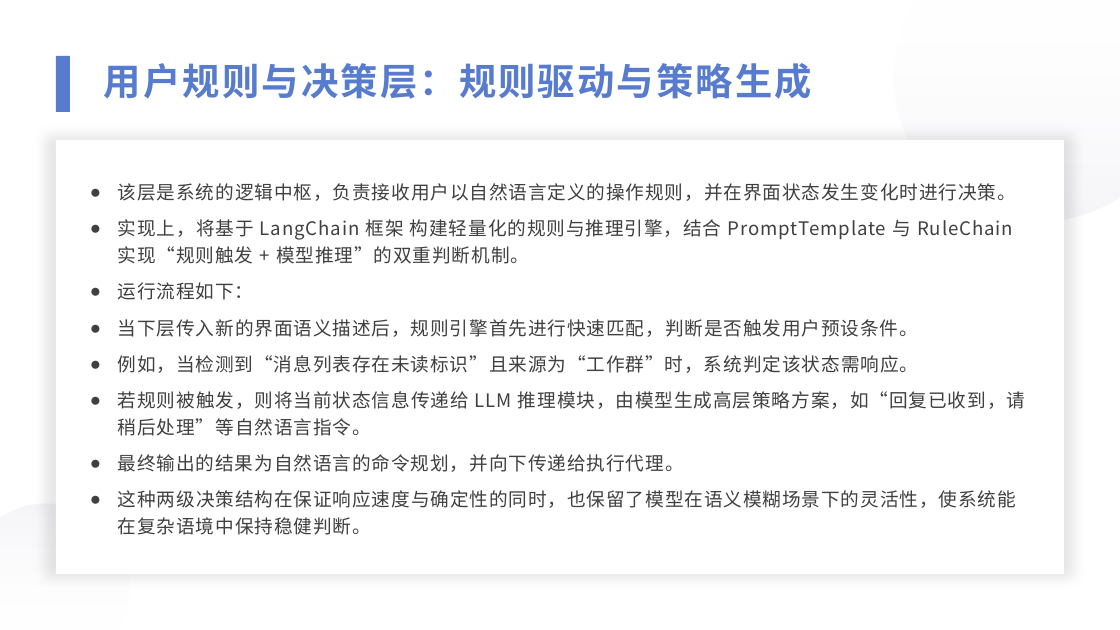
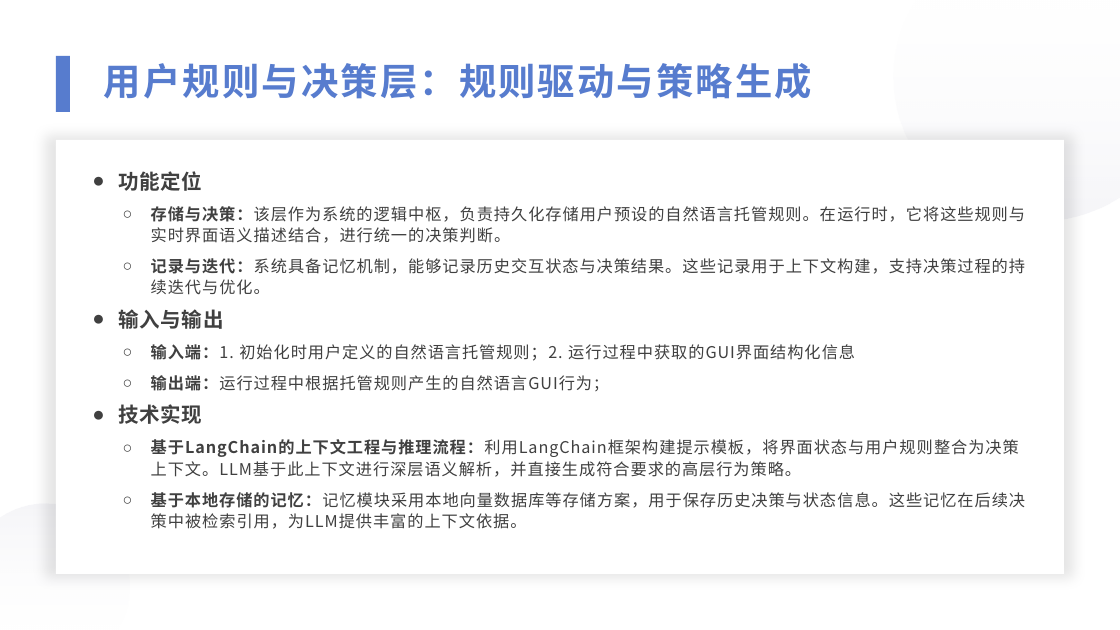
Before and after one commit to 221240008/2025_AI_projrct, a slide deck: slide 8 of 中期展示.pptx. Drawn at 1120x630 pixels with LibreOffice and Linux fonts; fonts in the diff are those of the drawing. Boxes give left, top, right and bottom in pixels: in the first picture for what was removed or moved away, otherwise in the second. Text is boxed around its words. In the diff, an @@ line names an element or a change of style, - is before the commit and + after.

```diff
--- a/中期展示.pptx
+++ b/中期展示.pptx
@@ text at bbox=[118, 171, 1025, 529]: text changed; size 16 to 13.9 pt @@
-● 该层是系统的逻辑中枢，负责接收用户以自然语言定义的操作规则，并在界面状态发生变化时进行决策。
-● 实现上，将基于 LangChain 框架 构建轻量化的规则与推理引擎，结合 PromptTemplate 与 RuleChain 实现“规则触发 + 模型推理”的双重判断机制。
-● 运行流程如下：
-● 当下层传入新的界面语义描述后，规则引擎首先进行快速匹配，判断是否触发用户预设条件。
-● 例如，当检测到“消息列表存在未读标识”且来源为“工作群”时，系统判定该状态需响应。
-● 若规则被触发，则将当前状态信息传递给 LLM 推理模块，由模型生成高层策略方案，如“回复已收到，请稍后处理”等自然语言指令。
-● 最终输出的结果为自然语言的命令规划，并向下传递给执行代理。
-● 这种两级决策结构在保证响应速度与确定性的同时，也保留了模型在语义模糊场景下的灵活性，使系统能在复杂语境中保持稳健判断。
+● 功能定位
+  ○ 存储与决策：该层作为系统的逻辑中枢，负责持久化存储用户预设的自然语言托管规则。在运行时，它将这些规则与实时界面语义描述结合，进行统一的决策判断。
+  ○ 记录与迭代：系统具备记忆机制，能够记录历史交互状态与决策结果。这些记录用于上下文构建，支持决策过程的持续迭代与优化。
+● 输入与输出
+  ○ 输入端：1. 初始化时用户定义的自然语言托管规则；2. 运行过程中获取的GUI界面结构化信息
+  ○ 输出端：运行过程中根据托管规则产生的自然语言GUI行为；
+● 技术实现
+  ○ 基于LangChain的上下文工程与推理流程：利用LangChain框架构建提示模板，将界面状态与用户规则整合为决策上下文。LLM基于此上下文进行深层语义解析，并直接生成符合要求的高层行为策略。
+  ○ 基于本地存储的记忆：记忆模块采用本地向量数据库等存储方案，用于保存历史决策与状态信息。这些记忆在后续决策中被检索引用，为LLM提供丰富的上下文依据。
```
Also in this commit, not shown: 7 other slides changed, 1 other file.
